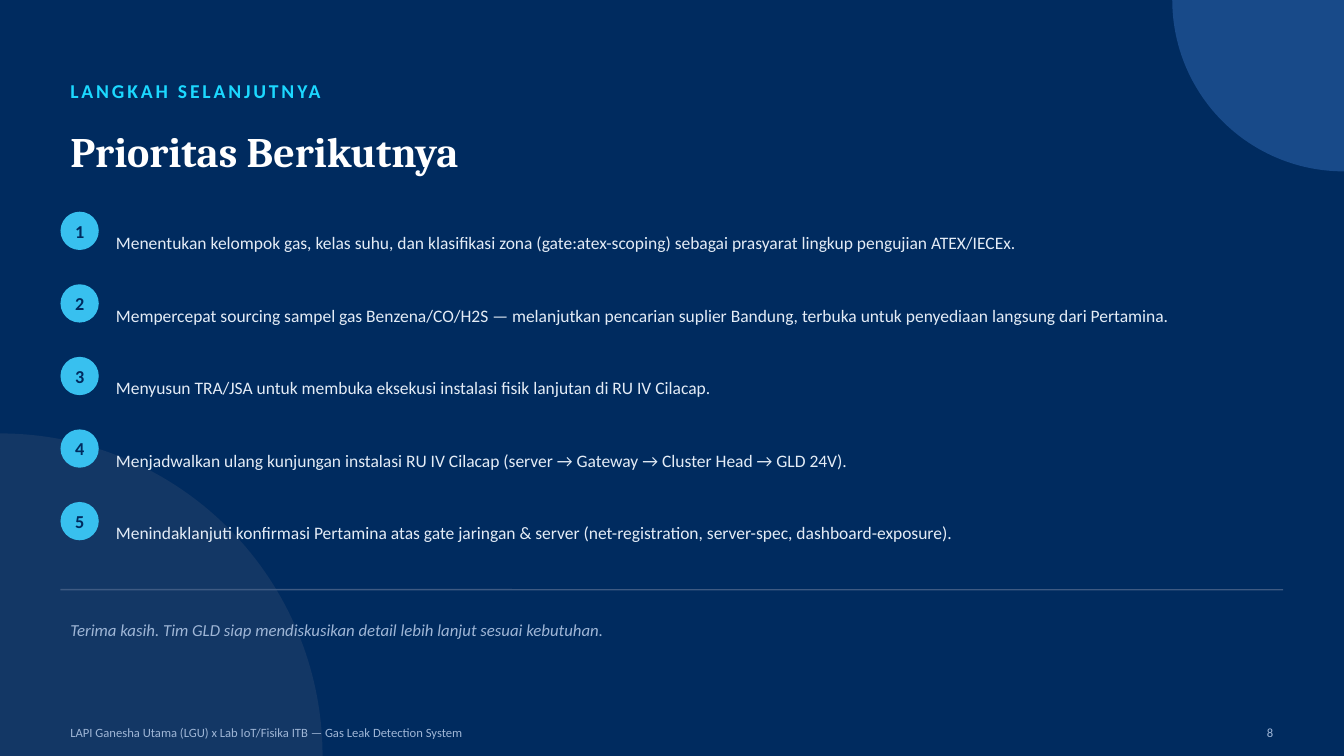
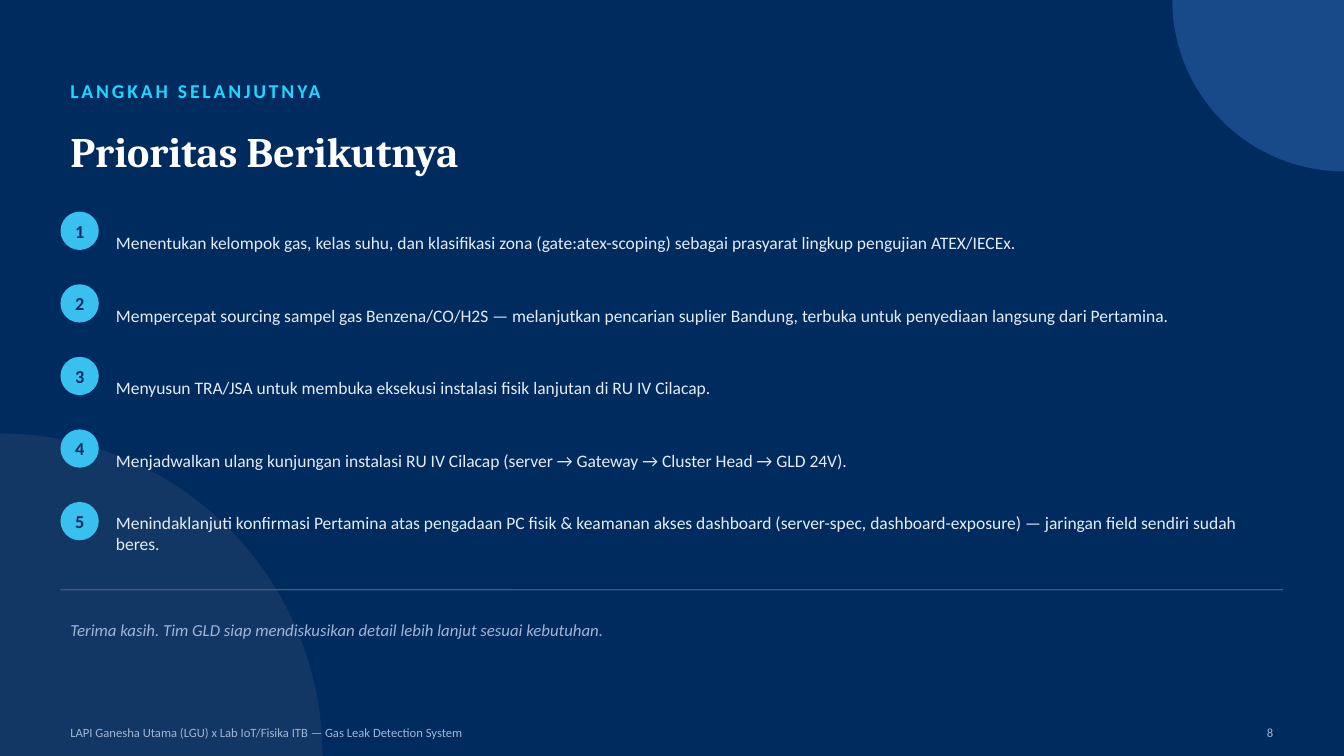
Before and after one commit to RavellerH/GLD-V2-Report-2026, a slide deck: slide 8 of Deliverables/Presentasi_Progres_GLD_Sertifikasi_FieldTesting_Sep2026.pptx. Drawn at 1344x756 pixels with LibreOffice and Linux fonts; fonts in the diff are those of the drawing. Boxes give left, top, right and bottom in pixels: in the first picture for what was removed or moved away, otherwise in the second. Text is boxed around its words. In the diff, an @@ line names an element or a change of style, - is before the commit and + after.

Commit message:
Add bracket L+U-bolt design doc with 3D viewer; reorganize CAD files
- New Deliverables/Desain_Bracket_L_UBolt_GLD_Mounting.{html,pdf}:
  industry standards (BS 3974, DIN 3570/3567, ASME B18.31.2, MSS SP-58/69)
  plus actual GLD "ATEX Casing v2" design spec, with a self-contained
  WebGL 3D viewer rendering the CAD .obj/.mtl directly (no external libs).
- Sumber Dokumen/GLD U-Bolt Bracket V2.png moved into
  Sumber Dokumen/GLD U Bolt Bracket/ alongside 6 orthographic renders
  and the 3D CAD source files (.obj/.mtl/.step).
- Nav bar regenerated across all 7 linked deliverables.
- memory/ updated with new gate:bracket-orientation finding (vertical
  pole vs horizontal handrail mounting not yet verified in writing).

```diff
--- a/Deliverables/Presentasi_Progres_GLD_Sertifikasi_FieldTesting_Sep2026.pptx
+++ b/Deliverables/Presentasi_Progres_GLD_Sertifikasi_FieldTesting_Sep2026.pptx
@@ text at (116,516,1236,550): text changed @@
-Menindaklanjuti konfirmasi Pertamina atas gate jaringan & server (net-registration, server-spec, dashboard-exposure).
+Menindaklanjuti konfirmasi Pertamina atas pengadaan PC fisik & keamanan akses dashboard (server-spec, dashboard-exposure) — jaringan field sendiri sudah beres.
```
Also in this commit, not shown: 3 other slides changed, 30 other files.
